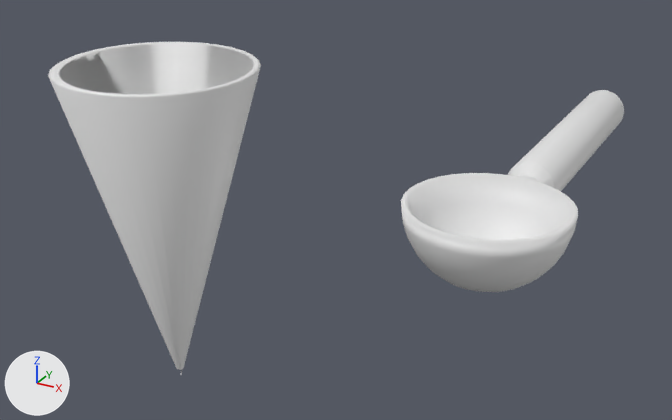
The FBX model ART/SM_scooper.fbx as it was, and as the next commit left it.
One viewpoint serves both versions: a camera (50 mm lens) standing at (2.86, -3.41, 3.0) and looking at (0.0, 1.79, 0.4). Lighting does not change. The marker at lower left points along +X, +Y and +Z. Where no turn or scale is listed for an object, it has been applied to the vertices.
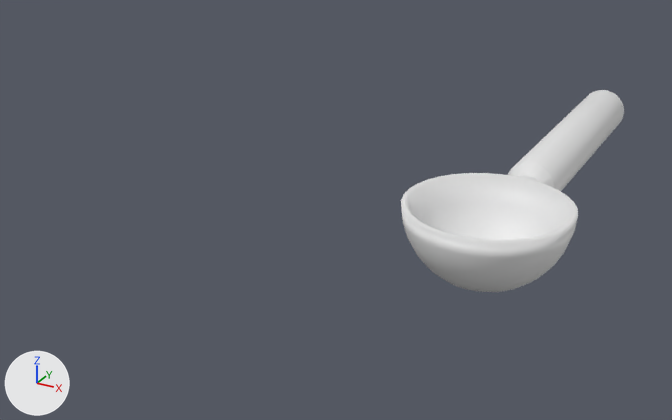
Commit message: Scooper edit

The change in detail:
Object 'Cone' (ob_cone) is deleted.

Pixel boxes (x1, y1, x2, y2) of what changed, in the pictures (672 x 420 px):
'Cone', deleted
    before: (48, 42, 261, 374)
